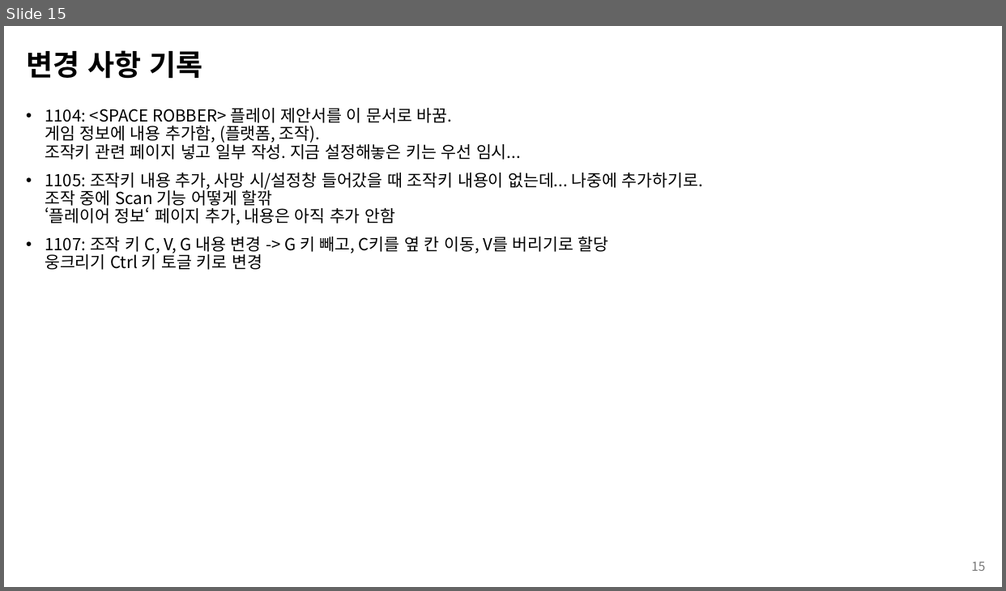
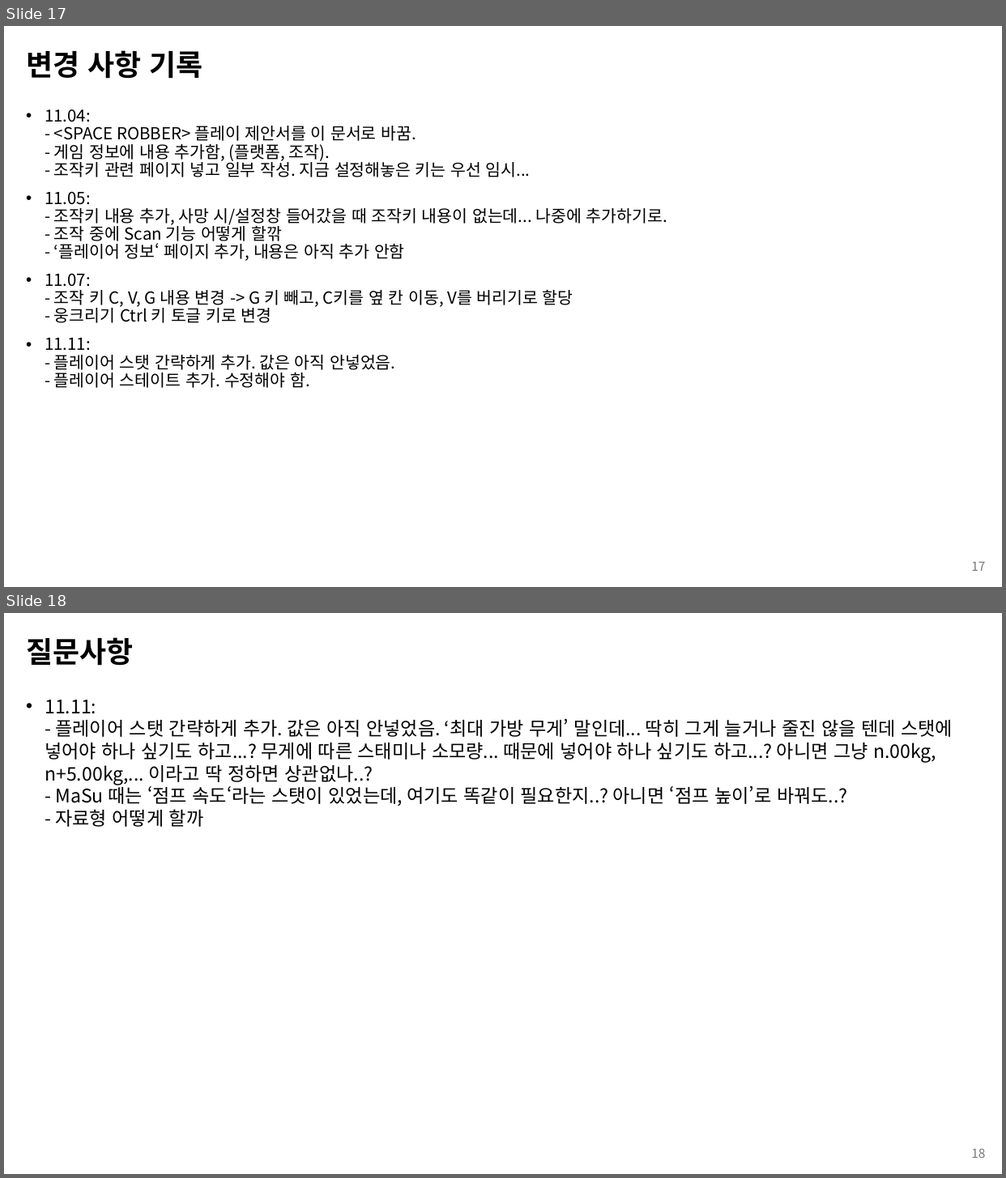
Before and after one commit to kimi5231/B1A2_project, a slide deck: 기획/SPACE ROBBER_기획서.pptx. Shown one above the other, each under a label of ours: slide 15 before the commit, slides 17 and 18 after it. The pictures are 1006x591 and 1006x1178 pixels, drawn with LibreOffice and Linux fonts; fonts in the diff are those of the drawing. Boxes give left, top, right and bottom in pixels: in the first picture for what was removed or moved away, otherwise in the second. Text is boxed around its words. In the diff, an @@ line names an element or a change of style, - is before the commit and + after.

Commit message:
SPACE ROBBER_기획서 내용 추가
- 플레이어 stat, state

```diff
--- a/기획/SPACE ROBBER_기획서.pptx
+++ b/기획/SPACE ROBBER_기획서.pptx
@@ slide 18 added at [4,613,1002,1174], background #FFFFFF @@
@@ title added at [26,637,133,666], 28 pt, text #000000, bold @@
+질문사항
@@ text added at [44,700,953,827], 18 pt, text #000000 @@
+• 11.11:
+  - 플레이어 스탯 간략하게 추가. 값은 아직 안넣었음. ‘최대 가방 무게’ 말인데... 딱히 그게 늘거나 줄진 않을 텐데 스탯에 넣어야 하나 싶기도 하고...? 무게에 따른 스태미나 소모량... 때문에 넣어야 하나 싶기도 하고...? 아니면 그냥 n.00kg, n+5.00kg,... 이라고 딱 정하면 상관없나..?
+  - MaSu 때는 ‘점프 속도‘라는 스탯이 있었는데, 여기도 똑같이 필요한지..? 아니면 ‘점프 높이’로 바꿔도..?
+  - 자료형 어떻게 할까
@@ page number added at [971,1148,985,1158], 12 pt, text #797979 @@
+18
@@ what was slide 15 is now slide 17 @@
@@ slide 17 changed as well @@
@@ text at [44,109,667,388]: text changed @@
-• 1104: <SPACE ROBBER> 플레이 제안서를 이 문서로 바꿈.
-  게임 정보에 내용 추가함, (플랫폼, 조작).
-  조작키 관련 페이지 넣고 일부 작성. 지금 설정해놓은 키는 우선 임시...
-• 1105: 조작키 내용 추가, 사망 시/설정창 들어갔을 때 조작키 내용이 없는데... 나중에 추가하기로.
-  조작 중에 Scan 기능 어떻게 할깎
-  ‘플레이어 정보‘ 페이지 추가, 내용은 아직 추가 안함
-• 1107: 조작 키 C, V, G 내용 변경 -> G 키 빼고, C키를 옆 칸 이동, V를 버리기로 할당
-  웅크리기 Ctrl 키 토글 키로 변경
+• 11.04:
+  - <SPACE ROBBER> 플레이 제안서를 이 문서로 바꿈.
+  - 게임 정보에 내용 추가함, (플랫폼, 조작).
+  - 조작키 관련 페이지 넣고 일부 작성. 지금 설정해놓은 키는 우선 임시...
+• 11.05:
+  - 조작키 내용 추가, 사망 시/설정창 들어갔을 때 조작키 내용이 없는데... 나중에 추가하기로.
+  - 조작 중에 Scan 기능 어떻게 할깎
+  - ‘플레이어 정보‘ 페이지 추가, 내용은 아직 추가 안함
+• 11.07:
+  - 조작 키 C, V, G 내용 변경 -> G 키 빼고, C키를 옆 칸 이동, V를 버리기로 할당
+  - 웅크리기 Ctrl 키 토글 키로 변경
+• 11.11:
+  - 플레이어 스탯 간략하게 추가. 값은 아직 안넣었음.
+  - 플레이어 스테이트 추가. 수정해야 함.
@@ page number at [971,562,985,571]: text changed @@
-15
+17
```
Also in this commit, not shown: 14 other slides changed, 2 other slides added.
